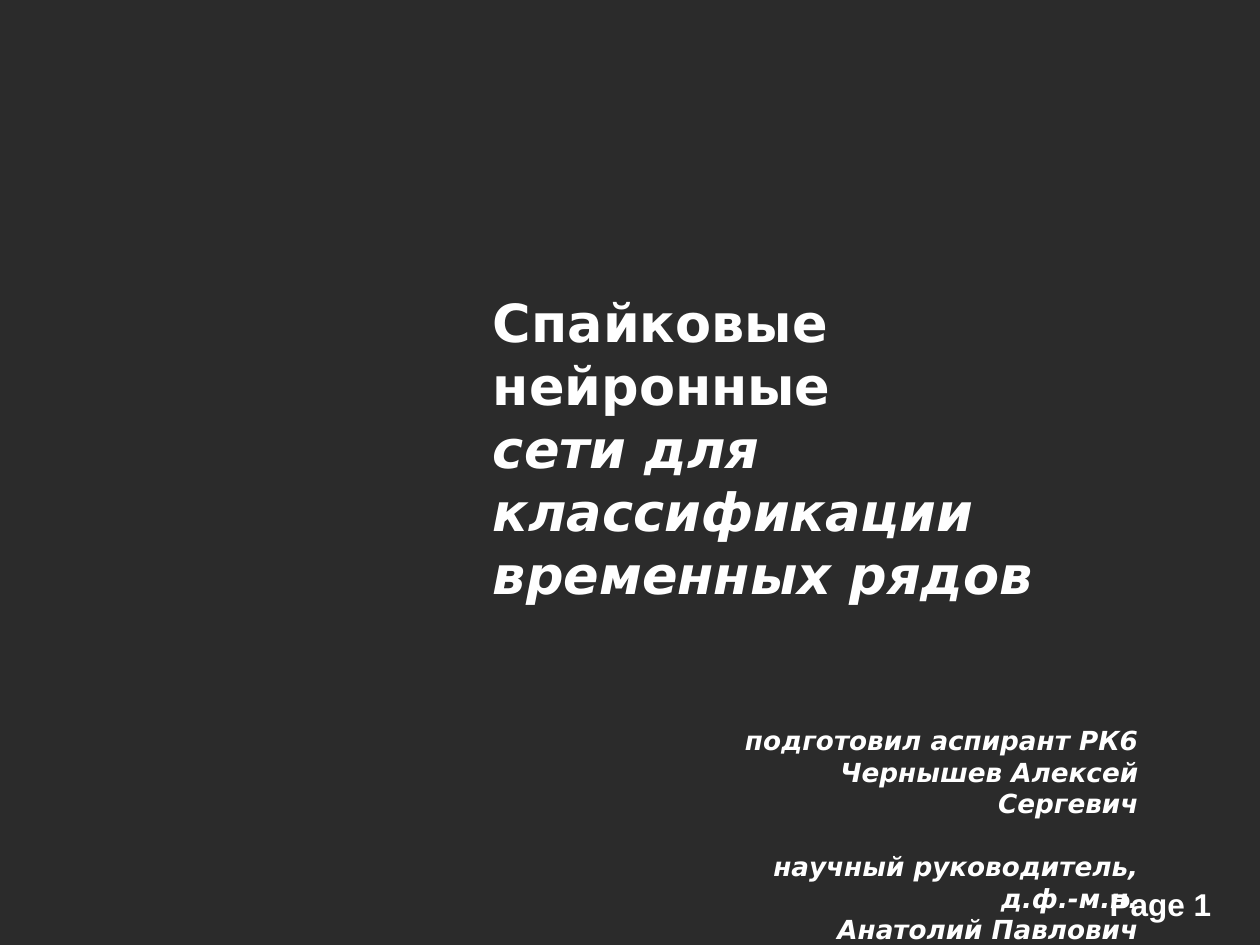
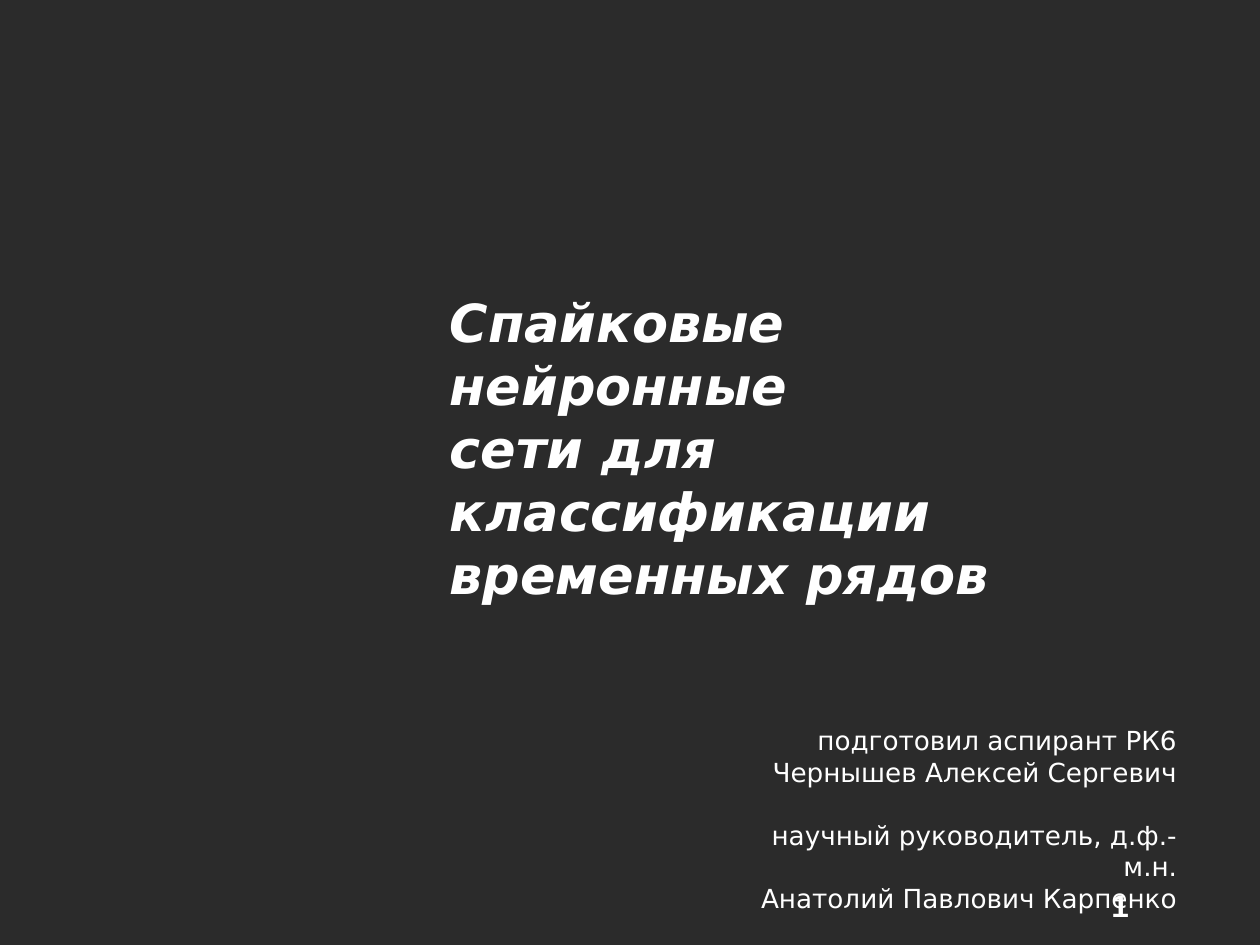
Before and after one commit to alexeyche/alexeyche-junk, a slide deck: slide 1 of cns/doc/conf.ppt. Drawn at 1260x945 pixels with LibreOffice and Linux fonts; fonts in the diff are those of the drawing; background and template pictures are left out; a plain dark background stands for a picture behind light text. Boxes give left, top, right and bottom in pixels: in the first picture for what was removed or moved away, otherwise in the second. Text is boxed around its words. In the diff, an @@ line names an element or a change of style, - is before the commit and + after.

```diff
--- a/cns/doc/conf.ppt
+++ b/cns/doc/conf.ppt
@@ text "Спайковые нейронные": place and size @@
-text "Спайковые нейронные" at [493,302,1033,605]
+text "Спайковые нейронные" at [450,302,989,605]
@@ text at [450,302,788,416]: italic on in "Спайковые нейронные" @@
@@ text "подготовил аспирант РК6": place and size @@
-text "подготовил аспирант РК6" at [745,730,1138,940]
+text "подготовил аспирант РК6" at [761,730,1177,914]
@@ text "подготовил аспирант РК6" at [761,730,1177,914]: bold off, italic off @@
@@ page number at [1111,893,1129,917]: text changed @@
-Page 1
+1
```
Also in this commit, not shown: 9 other slides changed, 3 slides added, 3 slides removed, 2 other files.
